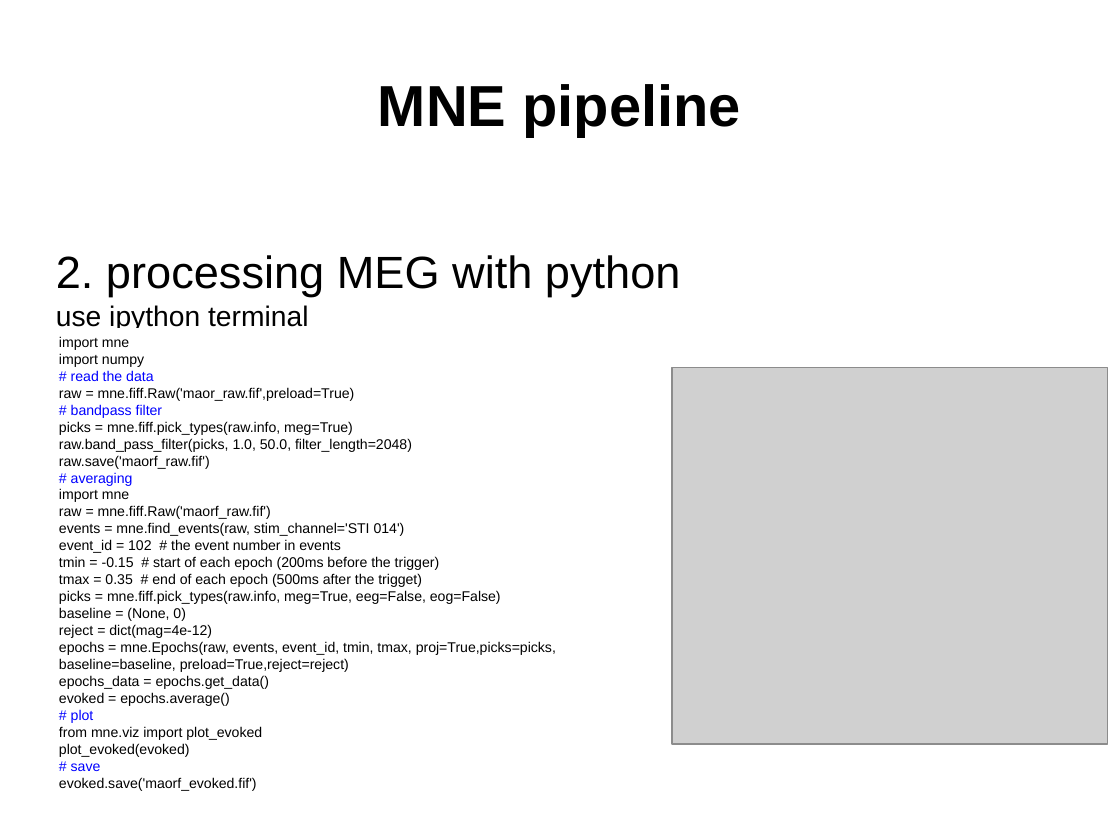
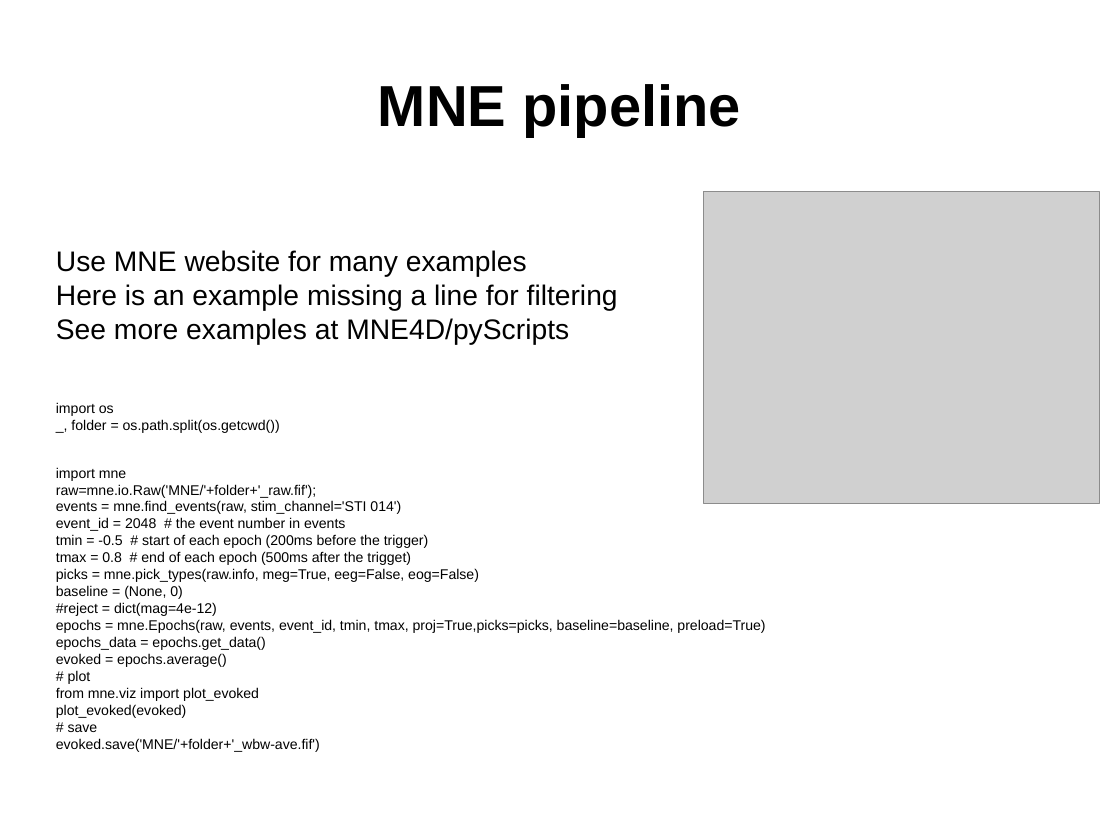
Before and after one commit to yuval-harpaz/MNE4D, a slide deck: slide 8 of docs/MNE_4D_data.pptx (slide 7 before the commit). Drawn at 1120x840 pixels with LibreOffice and Linux fonts; fonts in the diff are those of the drawing; grey boxes stand for pictures; background and template pictures are left out. Boxes give left, top, right and bottom in pixels: in the first picture for what was removed or moved away, otherwise in the second. Text is boxed around its words. In the diff, an @@ line names an element or a change of style, - is before the commit and + after.

Commit message:
filter data, read events from file

```diff
--- a/docs/MNE_4D_data.pptx
+++ b/docs/MNE_4D_data.pptx
@@ picture resized from (x1=672, y1=368, x2=1107, y2=744) to (x1=704, y1=192, x2=1100, y2=504) @@
@@ text at (x1=56, y1=250, x2=618, y2=433): paragraphs added @@
+Use MNE website for many examples
+Here is an example missing a line for filtering
+See more examples at MNE4D/pyScripts
+import os
+_, folder = os.path.split(os.getcwd())
@@ text at (x1=56, y1=250, x2=765, y2=732): text changed @@
-evoked.save('maorf_evoked.fif')
+evoked.save('MNE/'+folder+'_wbw-ave.fif')
@@ text "Use MNE website for many ..." moved from (x1=59, y1=336, x2=556, y2=771) to (x1=56, y1=250, x2=765, y2=732) @@
@@ text removed at (x1=56, y1=255, x2=681, y2=328) @@
-2. processing MEG with python
-use ipython terminal
@@ text at (x1=56, y1=484, x2=316, y2=498): text changed @@
-import numpy
-# read the data
-raw = mne.fiff.Raw('maor_raw.fif',preload=True)
-# bandpass filter
-picks = mne.fiff.pick_types(raw.info, meg=True)
-raw.band_pass_filter(picks, 1.0, 50.0, filter_length=2048)
-raw.save('maorf_raw.fif')
-# averaging
-import mne
-raw = mne.fiff.Raw('maorf_raw.fif')
+raw=mne.io.Raw('MNE/'+folder+'_raw.fif');
@@ text at (x1=56, y1=517, x2=479, y2=582): text changed @@
-event_id = 102 # the event number in events
-tmin = -0.15 # start of each epoch (200ms before the trigger)
-tmax = 0.35 # end of each epoch (500ms after the trigget)
-picks = mne.fiff.pick_types(raw.info, meg=True, eeg=False, eog=False)
+event_id = 2048 # the event number in events
+tmin = -0.5 # start of each epoch (200ms before the trigger)
+tmax = 0.8 # end of each epoch (500ms after the trigget)
+picks = mne.pick_types(raw.info, meg=True, eeg=False, eog=False)
@@ text at (x1=56, y1=602, x2=765, y2=633): text changed @@
-reject = dict(mag=4e-12)
-epochs = mne.Epochs(raw, events, event_id, tmin, tmax, proj=True,picks=picks, baseline=baseline, preload=True,reject=reject)
+#reject = dict(mag=4e-12)
+epochs = mne.Epochs(raw, events, event_id, tmin, tmax, proj=True,picks=picks, baseline=baseline, preload=True)
@@ text at (x1=68, y1=670, x2=98, y2=732): text colour #0000FF to #000000 in "# plot", "# save" @@
```
Also in this commit, not shown: 5 other slides changed, 3 slides added, 4 other files.
